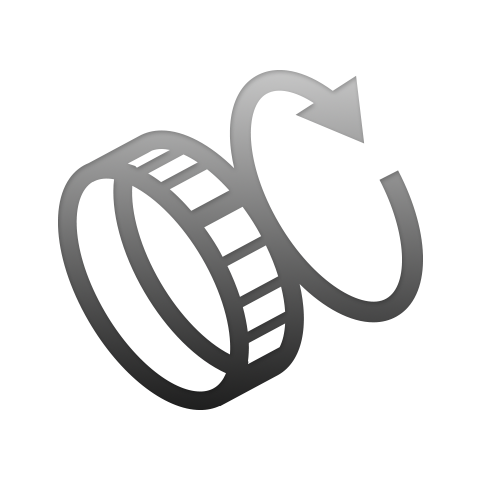
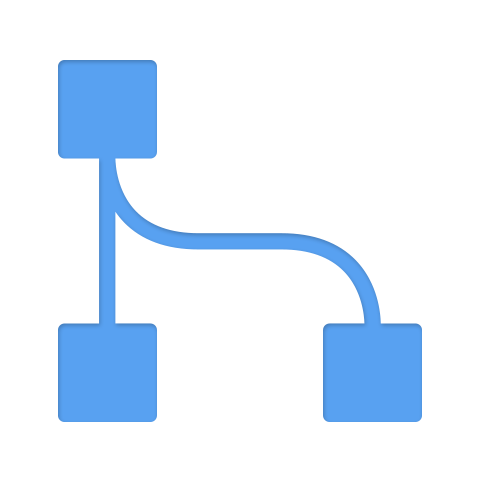
Layered file, before and after one edit (480x480). Changes by layer:
hid group "animation" (2 layers) over [left=58, top=60, right=423, bottom=422]
painted on "Layer 1 copy" over [left=58, top=60, right=423, bottom=422]
showed group "getting-started" (2 layers) over [left=58, top=60, right=423, bottom=422]
painted on "Layer 1" over [left=58, top=60, right=423, bottom=422]
